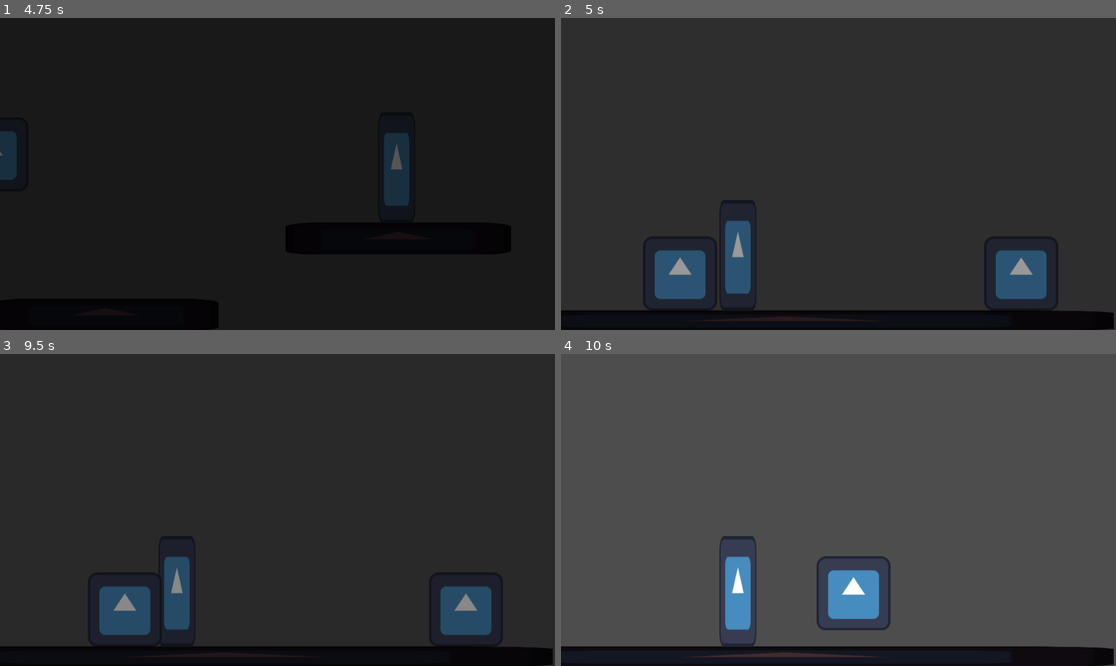
Above: before the commit, frames 1-4 (two rows, left to right).
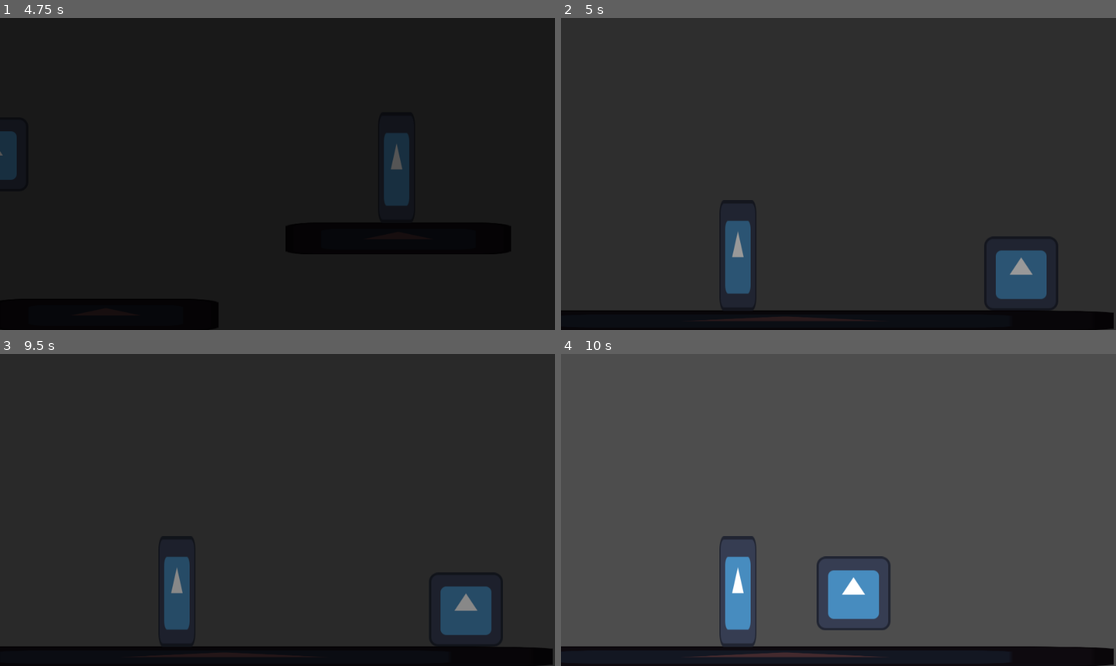
Above: after the commit, the same moments.

Repository: veggie-works/star-gazer
Game: Godot game, scene res://scenes/main.tscn
The game is run twice, just before and just after one commit, with the same random seed, the same clock (stepped at 60 frames per second) and the same inputs. The engine's default icon, where the game draws it, is replaced by a stand-in: a white triangle on a blue panel in a dark square.
Inputs (mouse positions are in pixels of both pictures, inside the frame that each line leads up to):
- Up to frame 1 (4.75 s): click "Start" at 0.5 s; tap Enter at 1.25 s; move the mouse to (399, 158) at 1.27 s; hold Right (move_right) 1.28-2.03 s; click (399, 158) at 1.42 s; tap Z (jump) at 1.52, 2.27, 3.77, 4.52 s; move the mouse to (166, 189) at 2.02 s; hold Left (move_left) 2.03-2.78 s; move the mouse to (333, 105) at 2.77 s; hold Right (move_right) 2.78-4.28 s; move the mouse to (249, 236) at 3.52 s; click (249, 236) at 3.67 s; move the mouse to (444, 220) at 4.27 s; hold Left (move_left) from 4.28 s (still down)
- Up to frame 2 (5 s): keep holding Left (move_left)
- Up to frame 3 (9.5 s): move the mouse to (111, 463) at 5.02 s; tap Z (jump) at 5.27, 6.77, 7.52, 8.27 s; move the mouse to (305, 510) at 5.77 s; click (305, 510) at 5.92 s; move the mouse to (194, 432) at 6.52 s; release Left (move_left) at 6.53 s; hold Right (move_right) 6.53-8.78 s; move the mouse to (399, 494) at 7.27 s; move the mouse to (166, 525) at 8.02 s; click (166, 525) at 8.17 s; move the mouse to (333, 441) at 8.77 s; hold Left (move_left) from 8.78 s (still down)
- Up to frame 4 (10 s): keep holding Left (move_left); move the mouse to (810, 572) at 9.52 s; tap Z (jump) at 9.77 s

Frame 1 is identical in both runs. In frame 2, 1.6% of the frame differs, in the area x 14-29%, y 70-94%; in frame 3, 1.4%; in frame 4, nothing differs.

Commit message:
Fix players duplicating when changing scenes after not saving

Diff:
--- a/scripts/autoload/scene_manager/scene_manager.gd
+++ b/scripts/autoload/scene_manager/scene_manager.gd
@@ -29,5 +29,11 @@
 		var doors = get_tree().get_nodes_in_group("doors").filter(func(door): return door.name == door_name)
 		if len(doors) > 0 and doors[0] is Door:
 			doors[0].enter_from.call_deferred()
+	else:
+		var save_points = get_tree().get_nodes_in_group("save_points").filter(func(point):
+			return (point.global_position - SaveManager.save_data.save_position).length() <= 0.1
+		)
+		if len(save_points) > 0 and save_points[0] is SavePoint:
+			save_points[0].load_save()
 	fader.close()
 	await fader.faded_out
--- a/scripts/levels/base_level.gd
+++ b/scripts/levels/base_level.gd
@@ -1,7 +1,7 @@
 ## Base class for all levels in the game
 class_name BaseLevel extends Node
 
-func _ready() -> void:
+func load_save_point() -> void:
 	var save_points: Array[Node] = get_tree().get_nodes_in_group("save_points")
 	for save_point in save_points:
 		if save_point is SavePoint:
--- a/scripts/levels/main_menu/main_menu.gd
+++ b/scripts/levels/main_menu/main_menu.gd
@@ -16,7 +16,7 @@
 func _on_start_button_pressed() -> void:
 	UIManager.create_ui(PauseMenu, true)
 	SaveManager.load_game(0)
-	SceneManager.change_scene(SaveManager.save_data.save_scene)
+	await SceneManager.change_scene(SaveManager.save_data.save_scene)
 
 func _on_settings_ui_hidden():
 	margin_container.show()
